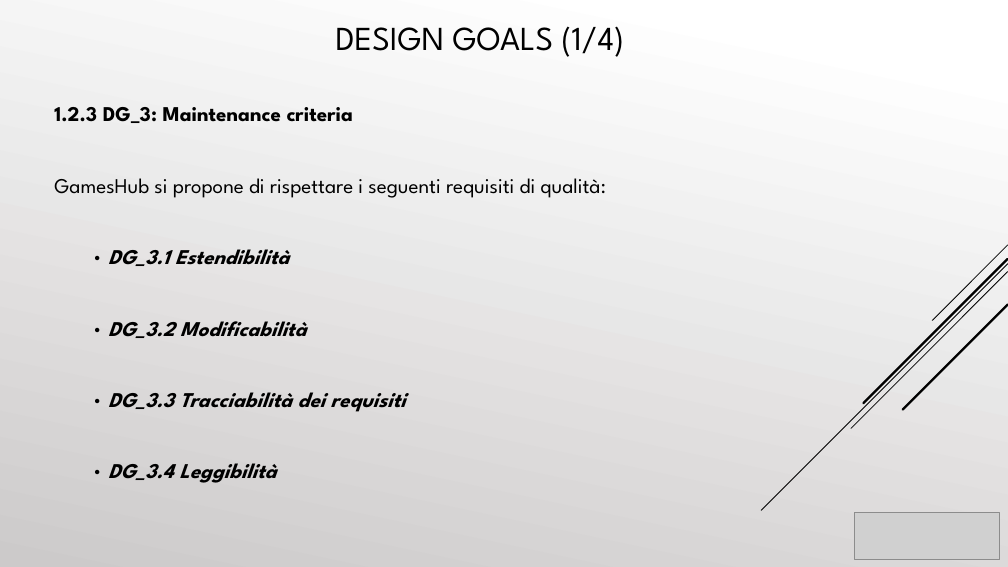
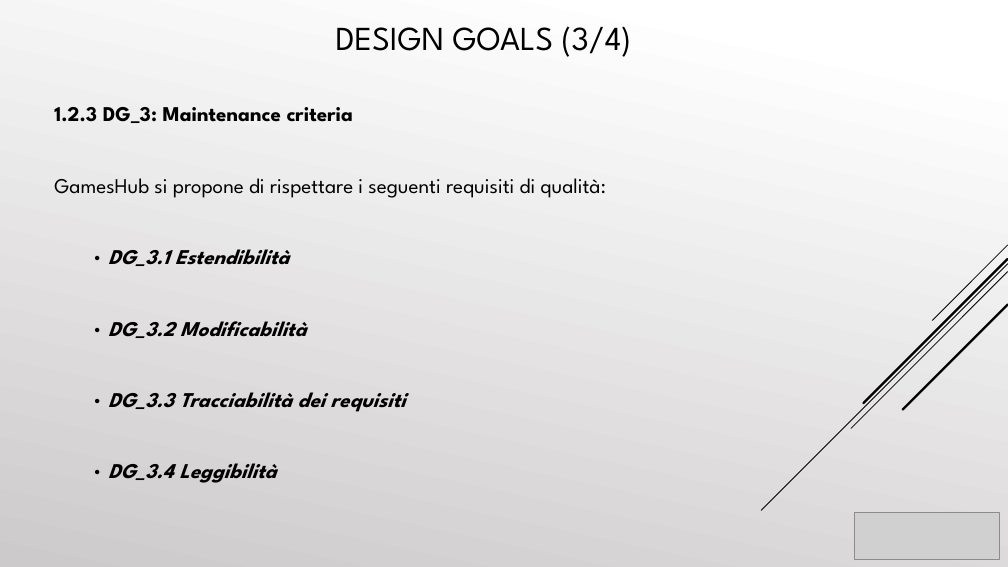
Before and after one commit to cosimob28/GamesHub, a slide deck: slide 25 of Work in progress/Presentazione/GamesHub.pptx. Drawn at 1008x567 pixels with LibreOffice and Linux fonts; fonts in the diff are those of the drawing; grey boxes stand for pictures. Boxes give left, top, right and bottom in pixels: in the first picture for what was removed or moved away, otherwise in the second. Text is boxed around its words. In the diff, an @@ line names an element or a change of style, - is before the commit and + after.

```diff
--- a/Work in progress/Presentazione/GamesHub.pptx
+++ b/Work in progress/Presentazione/GamesHub.pptx
@@ text at [336,26,631,57]: text changed @@
-DESIGN GOALS (1/4)
+DESIGN GOALS (3/4)
```
Also in this commit, not shown: 2 other slides changed.
